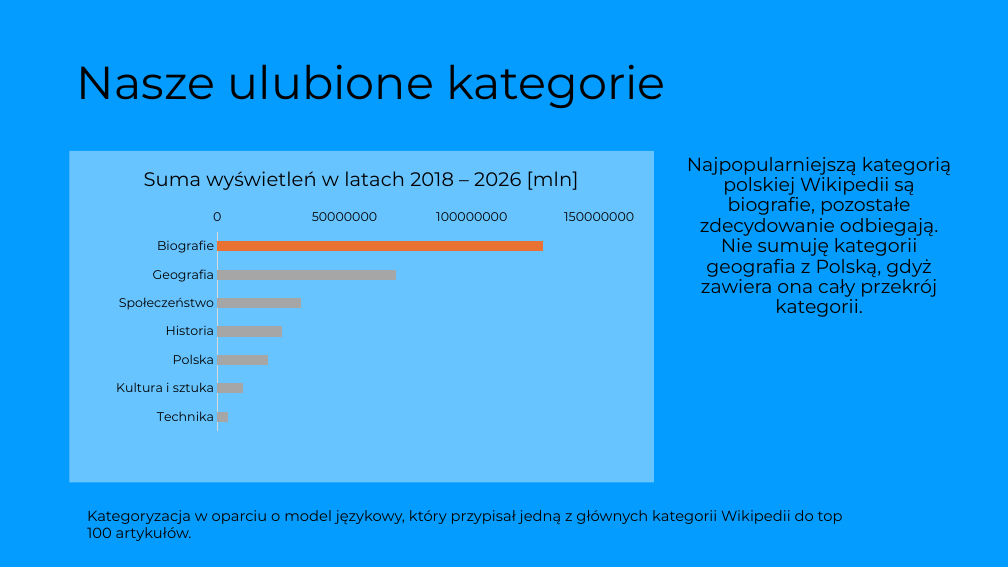
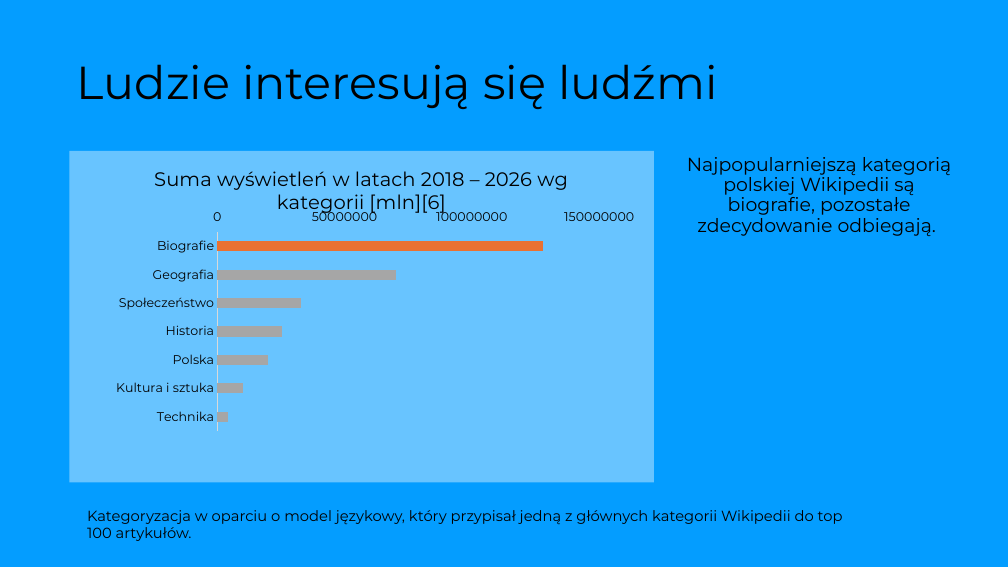
Before and after one commit to kotlarekm/BI_NGO_Wikipedia, a slide deck: slide 2 of storytelling/Storytelling.pptx. Drawn at 1008x567 pixels with LibreOffice and Linux fonts; fonts in the diff are those of the drawing; background and template pictures are left out. Boxes give left, top, right and bottom in pixels: in the first picture for what was removed or moved away, otherwise in the second. Text is boxed around its words. In the diff, an @@ line names an element or a change of style, - is before the commit and + after.

```diff
--- a/storytelling/Storytelling.pptx
+++ b/storytelling/Storytelling.pptx
@@ title at (77,64,718,109): text changed @@
-Nasze ulubione kategorie
+Ludzie interesują się ludźmi
@@ bar chart at (70,151,654,482) @@
@@ title "Suma wyświetleń w latach 2018 – 2026 [mln] " to "Suma wyświetleń w latach 2018 – 2026 wg kategorii [mln][6] " @@
@@ text at (687,157,952,236): text changed @@
-Najpopularniejszą kategorią polskiej Wikipedii są biografie, pozostałe zdecydowanie odbiegają. Nie sumuję kategorii geografia z Polską, gdyż zawiera ona cały przekrój kategorii.
+Najpopularniejszą kategorią polskiej Wikipedii są biografie, pozostałe zdecydowanie odbiegają.
```
Also in this commit, not shown: 4 other slides changed, 2 slides added, 3 other files.
